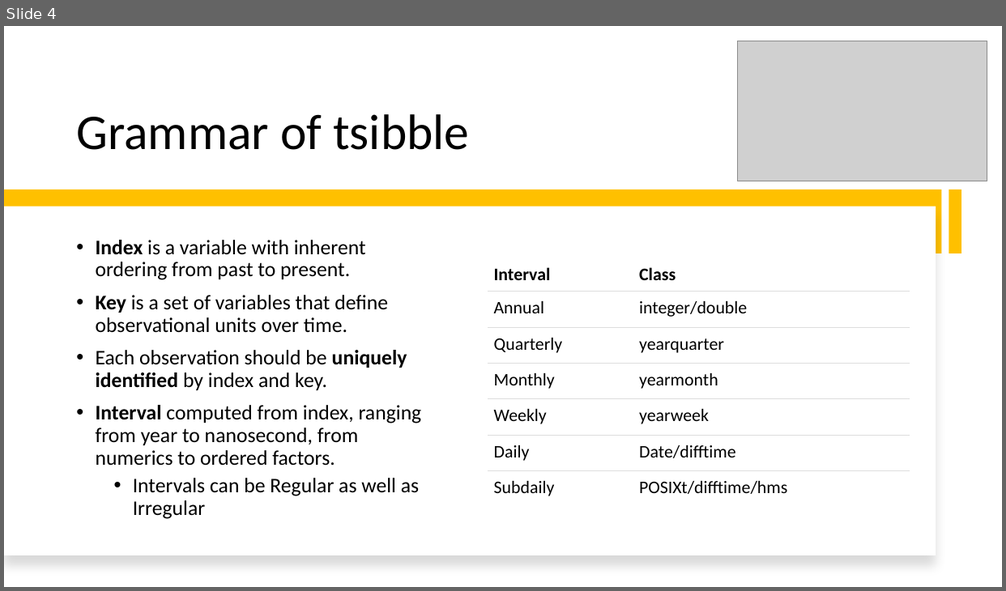
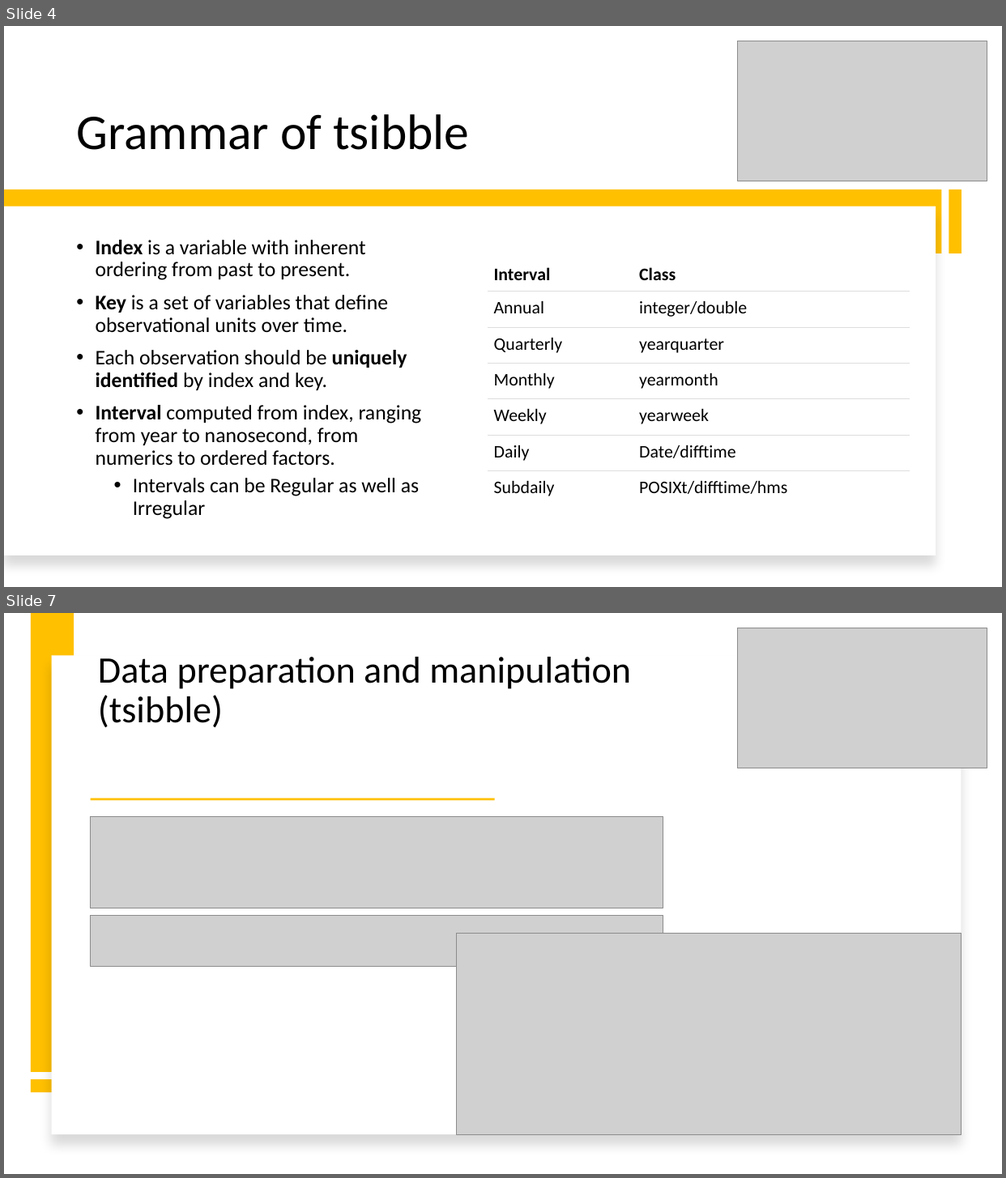
Before and after one commit to intro-to-data-science-22-workshop/-14-temporal-data-with-tsibble-and-fable-Samson-Krafft, a slide deck: tsibble and fable.pptx. Shown one above the other, each under a label of ours: slide 4 before the commit, slides 4 and 7 after it; the slides between them are not shown. The pictures are 1006x591 and 1006x1178 pixels, drawn with LibreOffice and Linux fonts; fonts in the diff are those of the drawing; grey boxes stand for pictures; background and template pictures are left out. Boxes give left, top, right and bottom in pixels: in the first picture for what was removed or moved away, otherwise in the second. Text is boxed around its words. In the diff, an @@ line names an element or a change of style, - is before the commit and + after.

```diff
--- a/tsibble and fable.pptx
+++ b/tsibble and fable.pptx
@@ slide 7 added at (x1=4, y1=613, x2=1002, y2=1174), background #FFFFFF @@
@@ rectangle added at (x1=31, y1=613, x2=74, y2=1072), fill #FFC000 @@
@@ picture added at (x1=738, y1=628, x2=987, y2=769) @@
@@ rectangle added at (x1=51, y1=656, x2=961, y2=1135), fill #FFFFFF @@
@@ title added at (x1=98, y1=657, x2=631, y2=728), 36 pt, text #000000 @@
+Data preparation and manipulation (tsibble)
@@ rectangle added at (x1=90, y1=798, x2=494, y2=801), fill #FFC000 @@
@@ picture added at (x1=90, y1=816, x2=663, y2=908) @@
@@ picture added at (x1=90, y1=915, x2=663, y2=966) @@
@@ picture added at (x1=457, y1=934, x2=961, y2=1135) @@
@@ rectangle added at (x1=31, y1=1080, x2=74, y2=1093), fill #FFC000 @@
```
Also in this commit, not shown: 7 slides changed, 2 other slides added, 1 other file.
